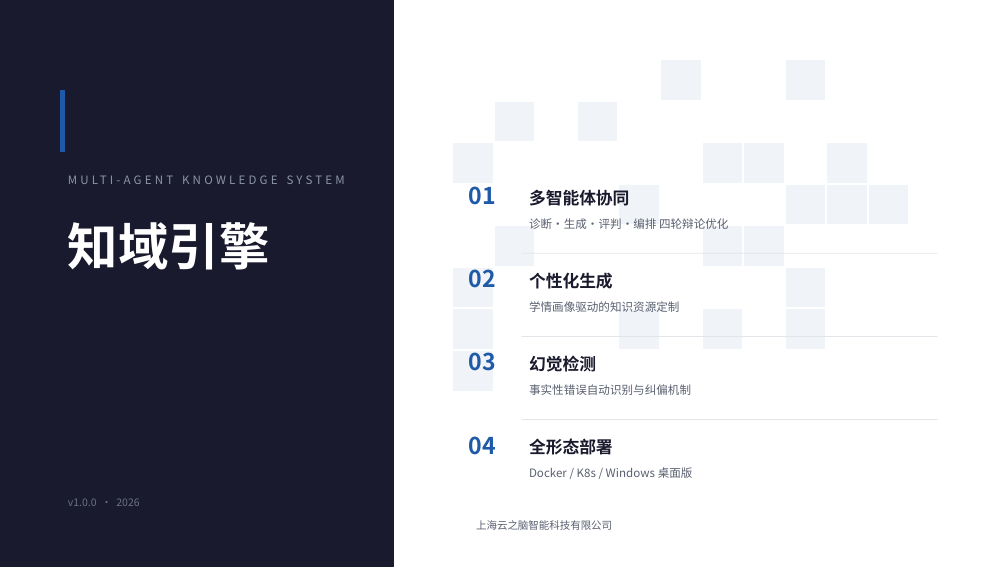
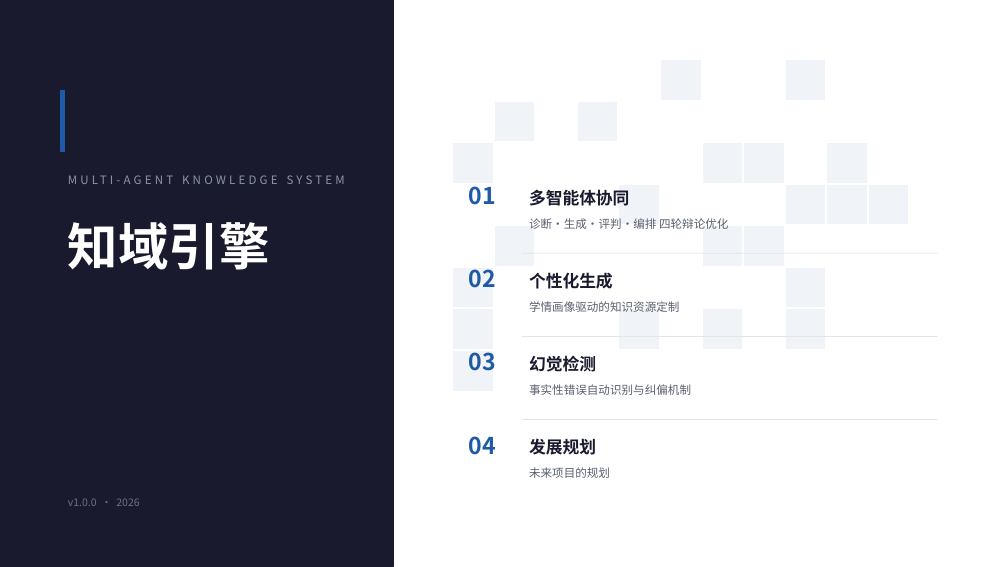
Before and after one commit to qiuyuebai-bot/test, a slide deck: slide 1 of 知域引擎_项目介绍.pptx. Drawn at 1008x567 pixels with LibreOffice and Linux fonts; fonts in the diff are those of the drawing. Boxes give left, top, right and bottom in pixels: in the first picture for what was removed or moved away, otherwise in the second. Text is boxed around its words. In the diff, an @@ line names an element or a change of style, - is before the commit and + after.

Commit message:
docs: 更新项目介绍PPT并新增核查与评分报告
- PPT 替换 emoji 为彩色圆形文字徽章，修复中英混排乱码，体积 745KB 优化至 84KB
- 新增问题核查与改进建议报告（占位文档、辩论机制、画像更新三项核查结论）
- 新增项目评分报告

```diff
--- a/知域引擎_项目介绍.pptx
+++ b/知域引擎_项目介绍.pptx
@@ text at bbox=[529, 439, 596, 455]: text changed @@
-全形态部署
+发展规划
@@ text at bbox=[529, 467, 610, 478]: text changed @@
-Docker / K8s / Windows 桌面版
+未来项目的规划
@@ text removed at bbox=[476, 520, 612, 530] @@
-上海云之脑智能科技有限公司
```
Also in this commit, not shown: 1 other slide changed, 2 other files.
